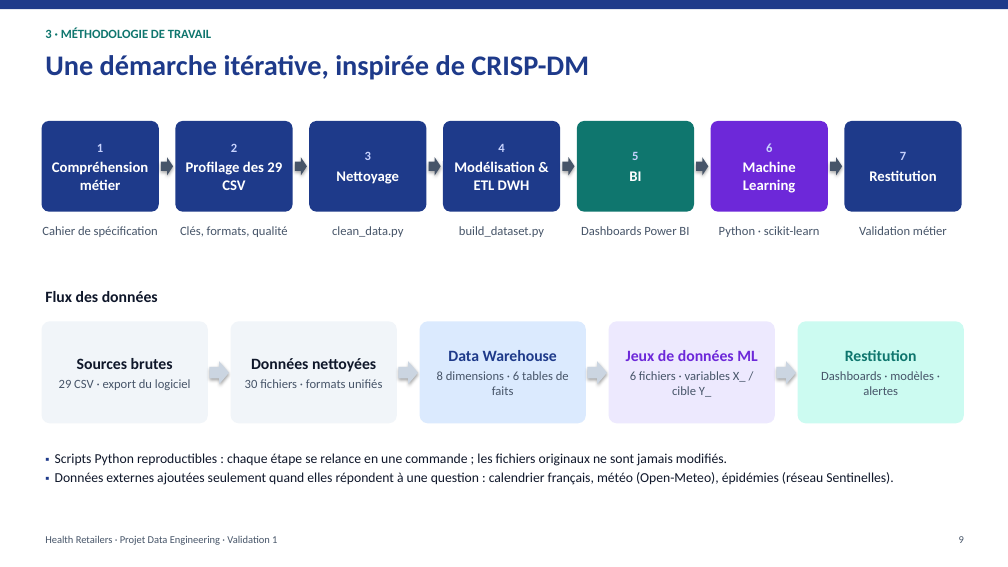
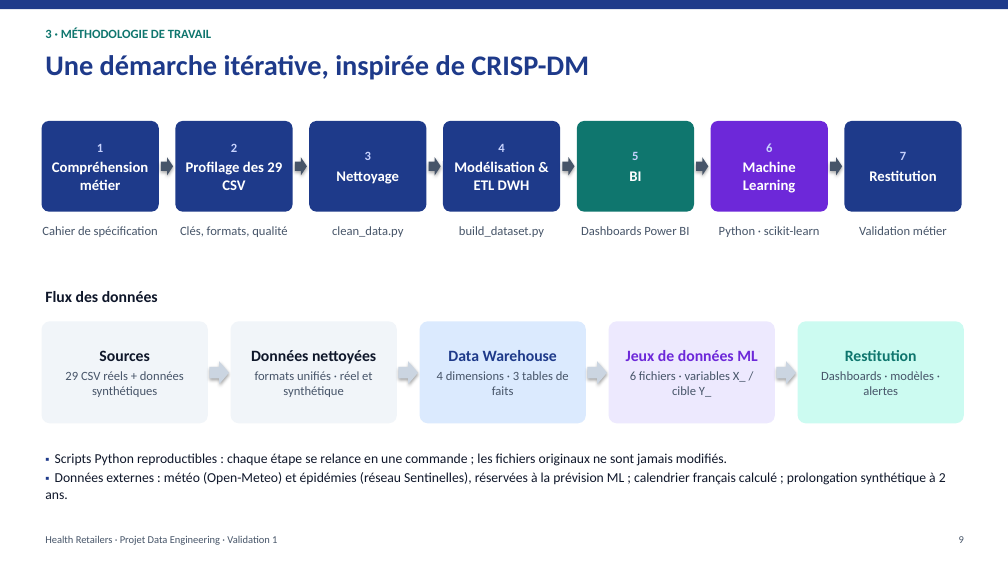
Before and after one commit to Youssef-ben-ali/DataWarehouseProject_3AI4, a slide deck: slide 9 of Presentation_Validation1_HealthRetailers.pptx. Drawn at 1008x567 pixels with LibreOffice and Linux fonts; fonts in the diff are those of the drawing. Boxes give left, top, right and bottom in pixels: in the first picture for what was removed or moved away, otherwise in the second. Text is boxed around its words. In the diff, an @@ line names an element or a change of style, - is before the commit and + after.

```diff
--- a/Presentation_Validation1_HealthRetailers.pptx
+++ b/Presentation_Validation1_HealthRetailers.pptx
@@ text at (x1=65, y1=350, x2=184, y2=397): text changed @@
-Sources brutes
-29 CSV · export du logiciel
+Sources
+29 CSV réels + données synthétiques
@@ text at (x1=255, y1=371, x2=372, y2=397): text changed @@
-30 fichiers · formats unifiés
+formats unifiés · réel et synthétique
@@ text at (x1=437, y1=371, x2=569, y2=395): text changed @@
-8 dimensions · 6 tables de faits
+4 dimensions · 3 tables de faits
@@ text at (x1=45, y1=472, x2=946, y2=499): text changed @@
-▪ Données externes ajoutées seulement quand elles répondent à une question : calendrier français, météo (Open-Meteo), épidémies (réseau Sentinelles).
+▪ Données externes : météo (Open-Meteo) et épidémies (réseau Sentinelles), réservées à la prévision ML ; calendrier français calculé ; prolongation synthétique à 2 ans.
```
Also in this commit, not shown: 15 other slides changed, 1 other file.
